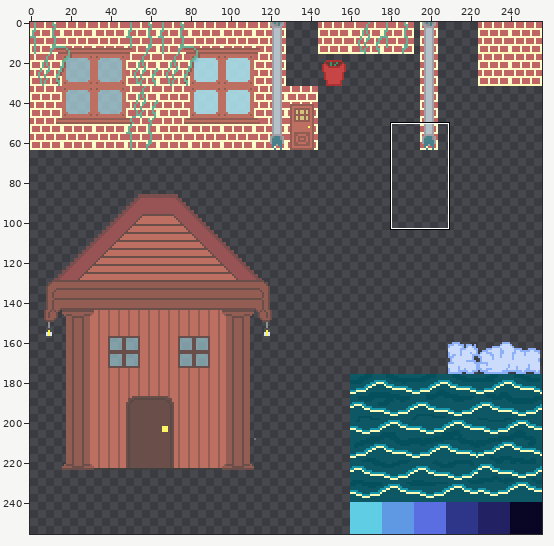
Edited in one commit: sprite sheet (assets/sprites/Sprite-0001.png). The picture above shows the old version from afar; the outline marks the close-up.
Close-up. Earlier state:
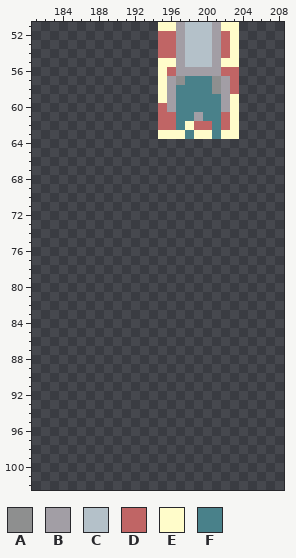
The file is 256x256 pixels. Colours within 5 levels of each other are drawn and written as one. Shown: x 181..208, y 51..102.
Palette (. is transparent): A #8e8f8f  B #a29ea5  C #b4c1c9  D #c06565  E #fffcca  F #49818a
Pixels before, first column x 195:
51 EEBCCCBEE
52 DDBCCCBDE
53 DDBCCCBDE
54 DDBCCCBDE
55 EEBCCCBEE
56 EDBBBBBDD
57 EBAFFFABD
58 EBFFFFABD
59 EBFFFFFBE
60 DBFFFFFBE
61 DDFFBFFDE
62 DDFEDDFDE
63 EEEFEEFEE
And afterwards:
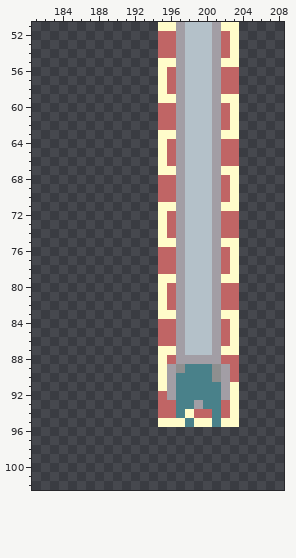
From old to new:
The edit adds colour A in row 89 at x 197 and 201; in row 90 at x 201.
The edit adds colour B in rows 64 to 87 at x 197 and 201; in row 88 at x 197 to 201; in rows 89 to 92 at x 196 and 202; in row 93 at x 199.
Colour A gives way to colour B in row 57 at x 197 and 201; in row 58 at x 201.
Colour E gives way to colour B in row 63 at x 197.
Colour F gives way to colour B in row 58 at x 197; in rows 59 to 62 at x 197 and 201; in row 63 at x 201.
The edit adds colour C in rows 64 to 87 at x 198 to 200.
Colour B gives way to colour C in row 56 at x 198 to 200; in row 61 at x 199.
Colour D gives way to colour C in row 62 at x 199 to 200.
Colour E gives way to colour C in row 62 at x 198; in row 63 at x 199 to 200.
Colour F gives way to colour C in rows 57 to 60 at x 198 to 200; in row 61 at x 198 and 200; in row 63 at x 198.
The edit adds colour D in rows 64 to 66 at x 196 and 202 to 203; in rows 68 to 70 at x 195 to 196 and 202; in rows 72 to 74 at x 196 and 202 to 203; in rows 76 to 78 at x 195 to 196 and 202; in rows 80 to 82 at x 196 and 202 to 203; in rows 84 to 86 at x 195 to 196 and 202.
The edit adds colour D in row 88 at x 196 and 202 to 203; in rows 89 to 90 at x 203; in row 92 at x 195; in row 93 at x 195 to 196 and 202; in row 94 at x 195 to 196, 199 to 200 and 202.
Colour B gives way to colour D in rows 57 to 58 at x 196 and 202; in row 60 at x 196 and 202.
The edit adds colour E in rows 64 to 66 at x 195; in row 67 at x 195 to 196 and 202 to 203; in rows 68 to 70 at x 203; in row 71 at x 195 to 196 and 202 to 203; in rows 72 to 74 at x 195; in row 75 at x 195 to 196 and 202 to 203.
The edit adds colour E in rows 76 to 78 at x 203; in row 79 at x 195 to 196 and 202 to 203; in rows 80 to 82 at x 195; in row 83 at x 195 to 196 and 202 to 203; in rows 84 to 86 at x 203; in row 87 at x 195 to 196 and 202 to 203.
The edit adds colour E in rows 88 to 90 at x 195; in row 91 at x 195 and 203; in rows 92 to 93 at x 203; in row 94 at x 198 and 203; in row 95 at x 195 to 197, 199 to 200 and 202 to 203.
Colour B gives way to colour E in row 59 at x 196 and 202.
The edit adds colour F in row 89 at x 198 to 200; in row 90 at x 197 to 200; in rows 91 to 92 at x 197 to 201; in row 93 at x 197 to 198 and 200 to 201; in row 94 at x 197 and 201; in row 95 at x 198 and 201.
Boxes around the changes in both close-ups, in picture pixels (x1, y1, x2, y2):
changed: (158, 67, 239, 427)
